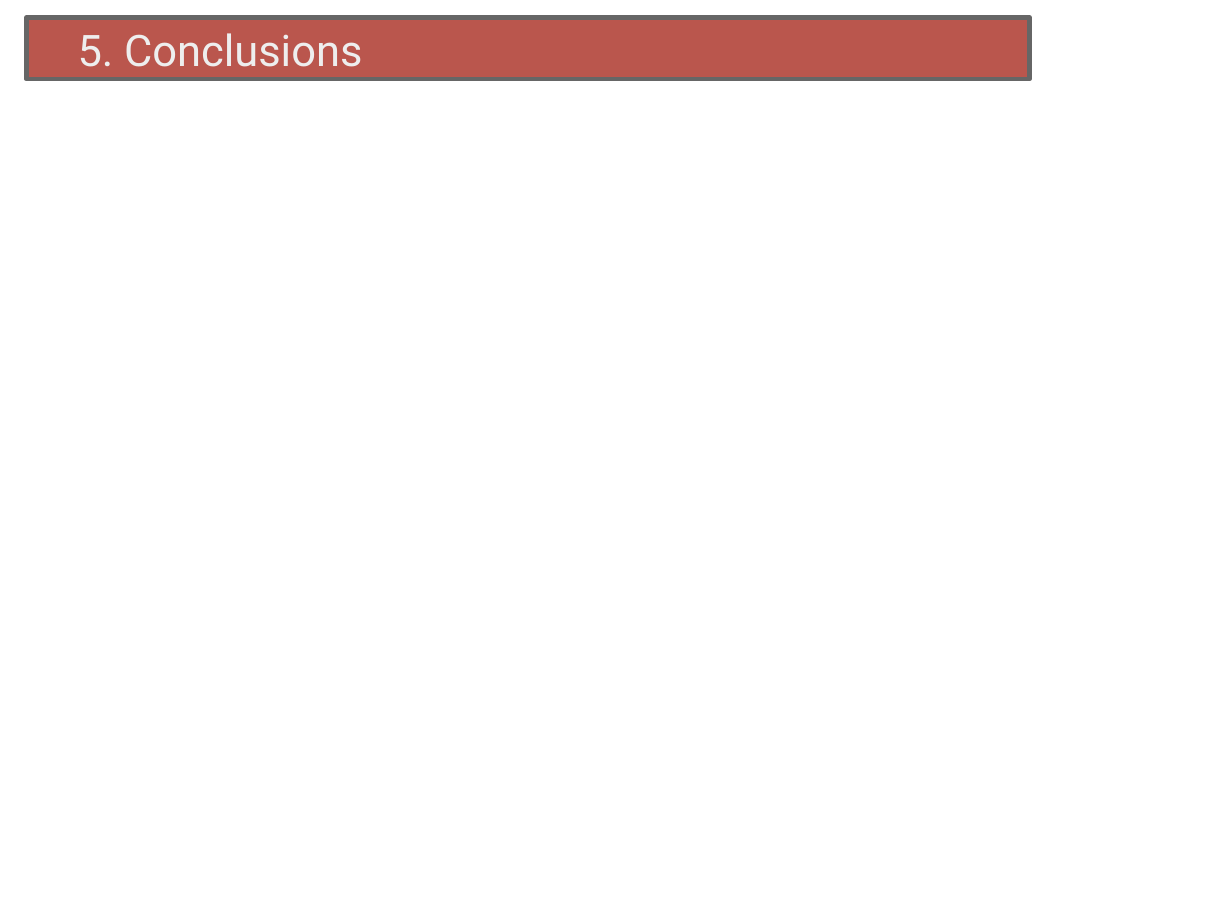
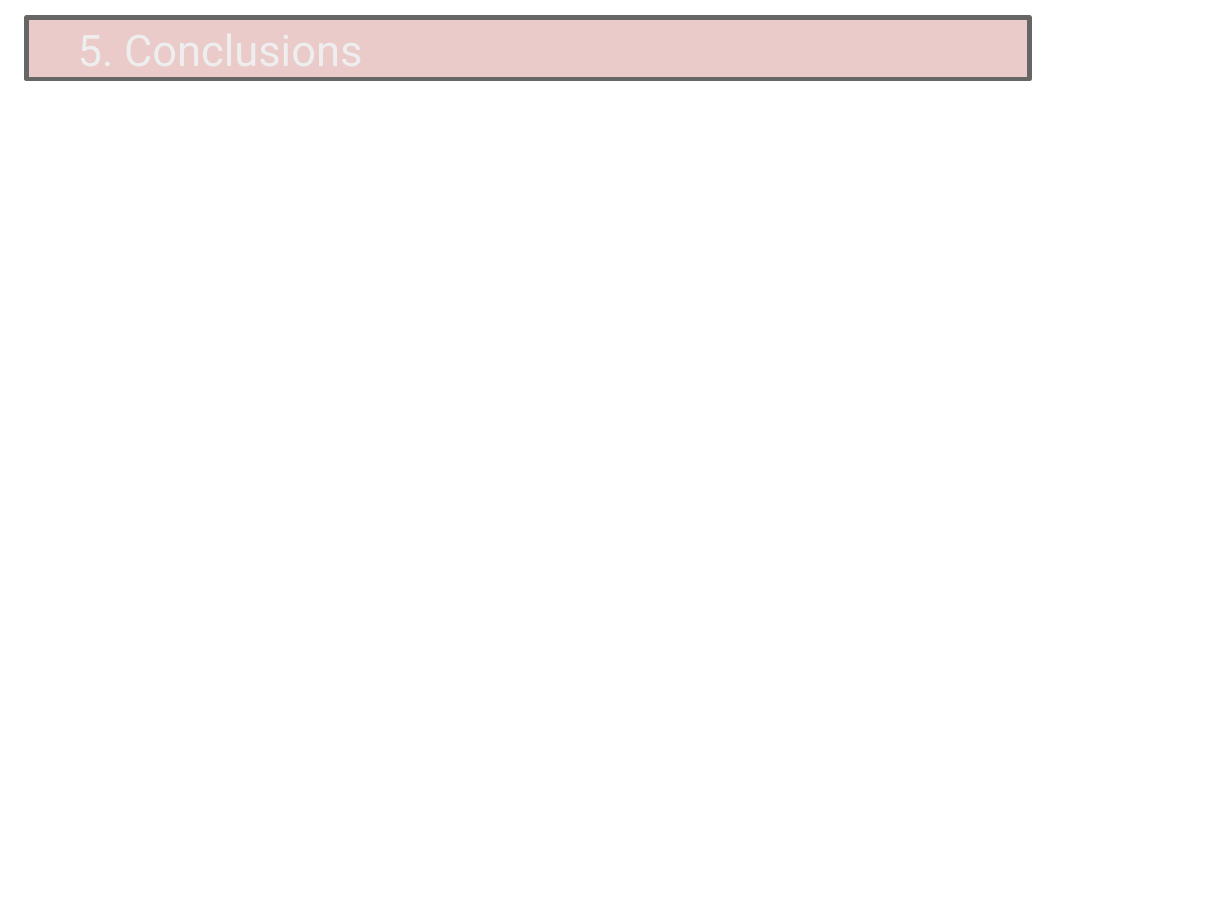
Before and after one commit to joanmarticarreras/AGB_naive_bayes, a slide deck: slide 8 of PPT.odp (slide 6 before the commit). Drawn at 1232x924 pixels with LibreOffice and Linux fonts; fonts in the diff are those of the drawing. Boxes give left, top, right and bottom in pixels: in the first picture for what was removed or moved away, otherwise in the second. Text is boxed around its words. In the diff, an @@ line names an element or a change of style, - is before the commit and + after.

```diff
--- a/PPT.odp
+++ b/PPT.odp
@@ rectangle at (27, 18, 1031, 79): fill #BA564D to #BA564D at 30% opacity @@
```
Also in this commit, not shown: 6 slides added, 4 slides removed.
